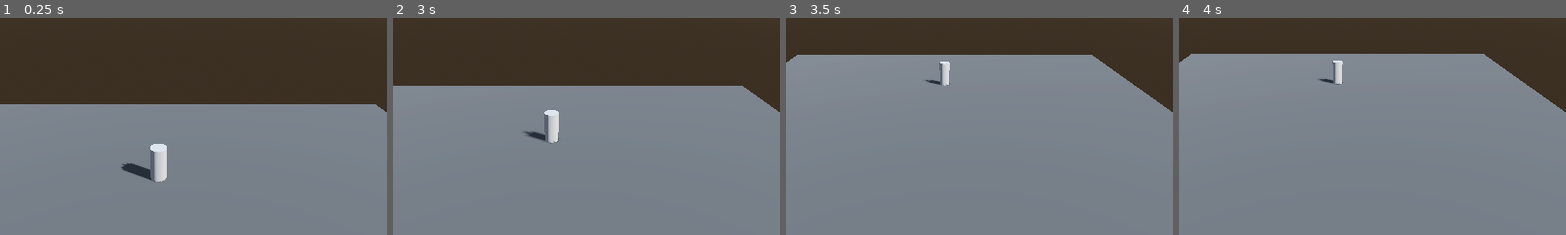
Above: before the commit, frames 1-4 (left to right).
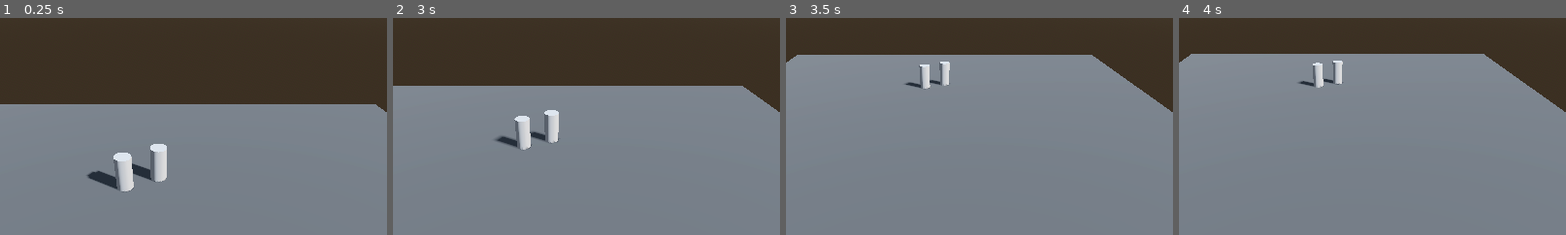
Above: after the commit, the same moments.

Repository: DenisLjubojevic/RTS-Practice
Game: Godot game, scene res://scenes/world.tscn
Same seed, same stepped clock (60 frames per second), same inputs: the game is played once before the commit and once after it.
Inputs (mouse positions are % of the whole screen's width and height, from its top left):
- Up to frame 1 (0.25 s): no input
- Up to frame 2 (3 s): click "Player test interface" at 0.5 s; click "Player test interface" at 1.25 s; click "Player test interface" at 2 s; tap Enter at 2.75 s; move the mouse to (72, 45) at 2.77 s; hold S (camera_backward) from 2.78 s (still down); click (72, 45) at 2.92 s
- Up to frame 3 (3.5 s): keep holding S (camera_backward)
- Up to frame 4 (4 s): release S (camera_backward) at 3.5 s; drag from (30, 55) to (45, 70) at 3.52 s
The pictures show only the part of the screen within x 30-79%, y 0-50%; the shares and areas given below are measured in that part.

The runs differ from the first frame. In frame 1, 1.1% of the frame differs, in the area x 22-35%, y 62-81%; in frame 2, 0.7%; in frame 3, 0.3%; in frame 4, 0.3%.

Commit message:
created basic scripts for moduls and autoloading

Diff:
--- /dev/null
+++ b/rts-practice/autoload/autoload_globals.gd
@@ -0,0 +1,7 @@
+extends Node
+
+const MODUL_CONSTANTS = preload("res://scripts/modulConstants.gd")
+const MODUL_FILE_MANAGER = preload("res://scripts/modulFileManager.gd")
+
+func _ready() -> void:
+	MODUL_FILE_MANAGER.PrintAllFilesInFolder(MODUL_CONSTANTS.PATH_FOLDER_DATA)
--- a/rts-practice/project.godot
+++ b/rts-practice/project.godot
@@ -14,6 +14,10 @@
 run/main_scene="uid://r2v4hvo65njp"
 config/features=PackedStringArray("4.6", "Forward Plus")
 config/icon="res://icon.svg"
+
+[autoload]
+
+Globals="*uid://d383pfjoikyir"
 
 [display]
 
--- a/rts-practice/scenes/world.tscn
+++ b/rts-practice/scenes/world.tscn
@@ -75,3 +75,6 @@
 
 [node name="testUnit" parent="." unique_id=683897135 instance=ExtResource("3_4wyf3")]
 transform = Transform3D(1, 0, 0, 0, 1, 0, 0, 0, 1, 0, 0, -8)
+
+[node name="testUnit2" parent="." unique_id=877398214 instance=ExtResource("3_4wyf3")]
+transform = Transform3D(1, 0, 0, 0, 1, 0, 0, 0, 1, -2, 0, -7)
--- /dev/null
+++ b/rts-practice/scripts/modulConstants.gd
@@ -0,0 +1,7 @@
+extends RefCounted
+# Modul constants
+# -----------------------------------------------------------------------------
+# Allow a single place to see all constants in project
+# -----------------------------------------------------------------------------
+
+const PATH_FOLDER_DATA: String = "res://data/"
--- /dev/null
+++ b/rts-practice/scripts/modulFileManager.gd
@@ -0,0 +1,14 @@
+extends RefCounted
+# Modul file manager
+# -----------------------------------------------------------------------------
+# Handle file operations
+# -----------------------------------------------------------------------------
+
+static func PrintFile(filepath: String) -> void:
+	var text: String = FileAccess.open(filepath, FileAccess.READ).get_as_text()
+	print("Contains: \n" + text)
+
+static func PrintAllFilesInFolder(filepathFolder: String) -> void:
+	for file in DirAccess.get_files_at(filepathFolder):
+		print("Loading data: " + file)
+		PrintFile(filepathFolder + file)
Not shown, added: rts-practice/autoload/autoload_globals.gd.uid
Not shown, added: rts-practice/project_tools/.gdignore
Not shown, added: rts-practice/scripts/modulConstants.gd.uid
Not shown, added: rts-practice/scripts/modulFileManager.gd.uid
Not shown, added: rts-practice/data/gamedata.csvdata
Not shown, added: rts-practice/project_tools/.~lock.testing.ods#
Not shown, added: rts-practice/project_tools/testing.ods
